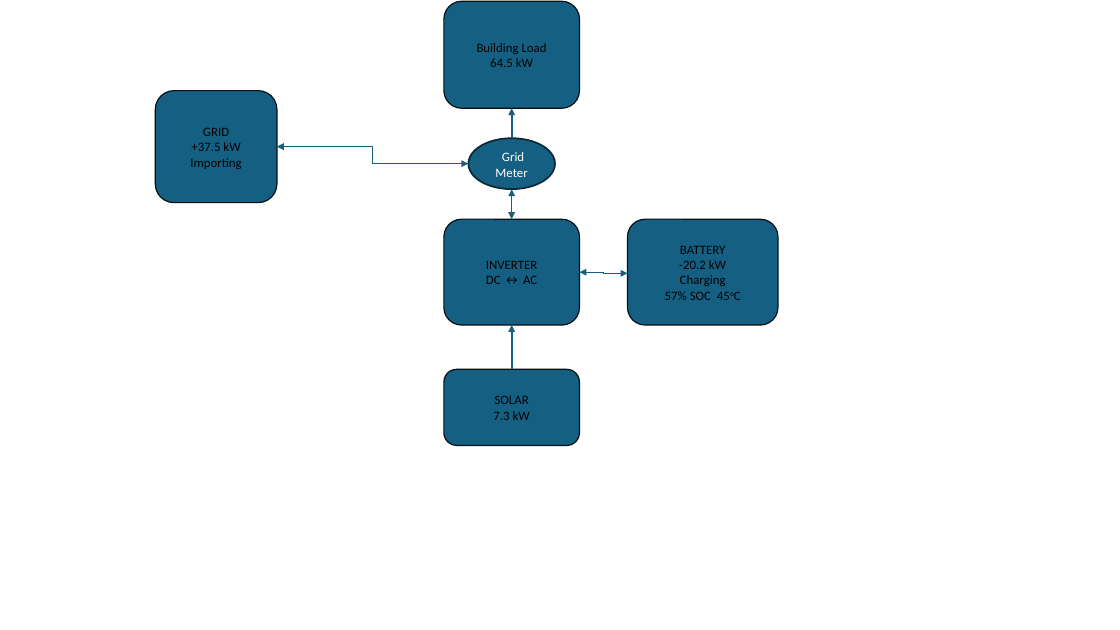
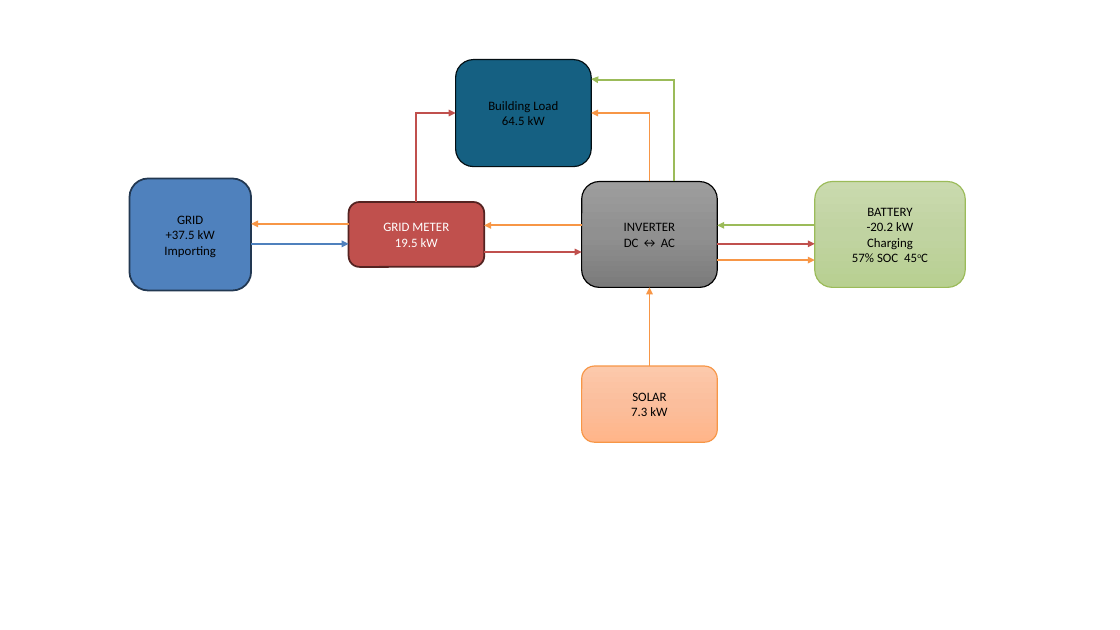
Before and after one commit to pdorey/energy_monitor, a slide deck: slide 1 of Presentation1.pptx. Drawn at 1120x630 pixels with LibreOffice and Linux fonts; fonts in the diff are those of the drawing. Boxes give left, top, right and bottom in pixels: in the first picture for what was removed or moved away, otherwise in the second. Text is boxed around its words. In the diff, an @@ line names an element or a change of style, - is before the commit and + after.

```diff
--- a/Presentation1.pptx
+++ b/Presentation1.pptx
@@ rounded rectangle "Building Load" moved from (x1=444, y1=1, x2=579, y2=108) to (x1=455, y1=60, x2=591, y2=166) @@
@@ elbow arrow added from (674, 181) to (592, 79), #9BBB59 1.5 pt @@
@@ elbow arrow added from (417, 202) to (455, 113), #C0504D 1.5 pt @@
@@ arrow removed from (512, 139) to (512, 108) @@
@@ elbow arrow added from (649, 181) to (592, 113), #F79646 1.5 pt @@
@@ elbow double arrow removed from (277, 147) to (469, 164) @@
@@ ellipse removed at (x1=469, y1=139, x2=555, y2=190) @@
-Grid Meter
@@ rounded rectangle "GRID" moved from (x1=155, y1=91, x2=277, y2=202) to (x1=129, y1=178, x2=251, y2=290) @@
@@ rounded rectangle "GRID" at (x1=129, y1=178, x2=251, y2=290): fill #156082 to #4F81BD; outline #030E13 1 pt to #233953 1.5 pt @@
@@ rounded rectangle added at (x1=349, y1=202, x2=484, y2=267), fill #C0504D, outline #542322 1.5 pt, 11 pt, text #FFFFFF @@
+GRID METER
+19.5 kW
@@ elbow double arrow removed from (512, 189) to (512, 219) @@
@@ rounded rectangle "INVERTER" moved from (x1=444, y1=219, x2=579, y2=325) to (x1=581, y1=181, x2=717, y2=287) @@
@@ rounded rectangle "INVERTER" at (x1=581, y1=181, x2=717, y2=287): fill #156082 to gradient #9D9D9D to #909090 to #7C7C7C; outline #030E13 1 pt to #000000 1 pt @@
@@ rounded rectangle "BATTERY" moved from (x1=628, y1=219, x2=778, y2=325) to (x1=815, y1=181, x2=965, y2=287) @@
@@ rounded rectangle "BATTERY" at (x1=815, y1=181, x2=965, y2=287): fill #156082 to gradient #CADAAF to #C1D4A2 to #B9D091; outline #030E13 1 pt to #9BBB59 1 pt @@
@@ arrow added from (349, 224) to (251, 224), #F79646 1.5 pt @@
@@ arrow added from (581, 225) to (484, 225), #F79646 1.5 pt @@
@@ arrow added from (815, 225) to (718, 225), #9BBB59 1.5 pt @@
@@ arrow added from (251, 244) to (349, 244), #4F81BD 1.5 pt @@
@@ arrow added from (484, 252) to (581, 252), #C0504D 1.5 pt @@
@@ arrow added from (718, 244) to (815, 244), #C0504D 1.5 pt @@
@@ arrow added from (718, 260) to (815, 260), #F79646 1.5 pt @@
@@ elbow double arrow removed from (628, 273) to (580, 272) @@
@@ arrow moved from (512, 370) - (512, 325) to (649, 366) - (649, 287) @@
@@ arrow (649, 366) - (649, 287): stroke #156082 1.5 pt to #F79646 1.5 pt @@
@@ rounded rectangle "SOLAR" moved from (x1=444, y1=370, x2=579, y2=446) to (x1=581, y1=366, x2=717, y2=443) @@
@@ rounded rectangle "SOLAR" at (x1=581, y1=366, x2=717, y2=443): fill #156082 to gradient #FDCAAC to #FBBF9C to #FFB68A; outline #030E13 1 pt to #F79646 1 pt @@
```
Also in this commit, not shown: 3 other files.
